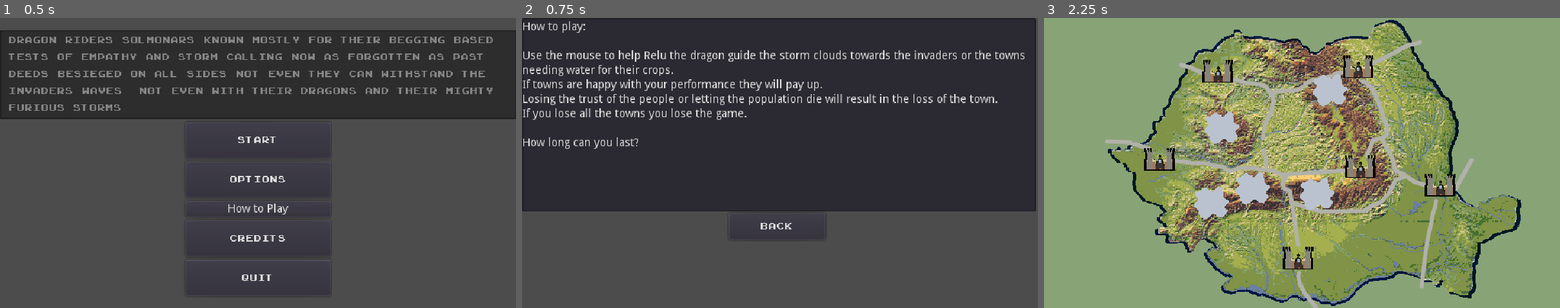
Above: before the commit, frames 1-3 (left to right).
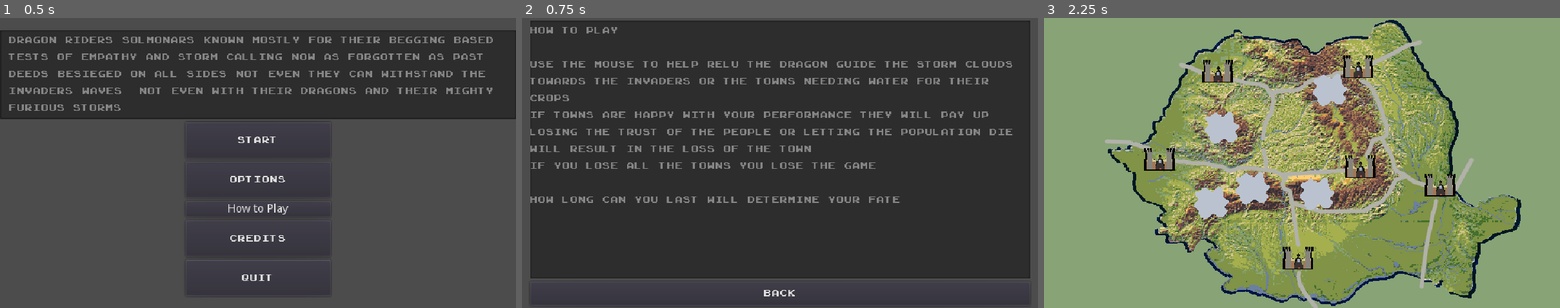
Above: after the commit, the same moments.

Repository: Bstylestuff/Solomonari
Game: Godot game, scene res://Screens/Menus/MainMenu/MainMenu.tscn
Same seed, same stepped clock (60 frames per second), same inputs: the game is played once before the commit and once after it. Sound files missing from this copy of the repository are replaced by a short silence.
Inputs:
- Up to frame 1 (0.5 s): no input
- Up to frame 2 (0.75 s): click "How to Play" at 0.5 s
- Up to frame 3 (2.25 s): click "Back" at 1.25 s; click "Start" at 2 s

Frame 1 is identical in both runs. In frame 2, 33% of the frame differs, in the area x 0-100%, y 0-99%; in frame 3, nothing differs.

Commit message:
Update Instructions.tscn

Diff:
--- a/Screens/Menus/Instructions/Instructions.tscn
+++ b/Screens/Menus/Instructions/Instructions.tscn
@@ -7,9 +7,20 @@
 anchor_right = 1.0
 anchor_bottom = 1.0
 
-[node name="TextEdit" type="TextEdit" parent="."]
-margin_right = 637.0
-margin_bottom = 240.0
+[node name="VBoxContainer" type="VBoxContainer" parent="."]
+anchor_left = 0.5
+anchor_right = 0.5
+anchor_bottom = 1.0
+margin_left = -310.0
+margin_right = 310.0
+alignment = 1
+
+[node name="TextEdit" type="TextEdit" parent="VBoxContainer"]
+margin_top = 3.0
+margin_right = 620.0
+margin_bottom = 323.0
+rect_min_size = Vector2( 620, 320 )
+theme = ExtResource( 1 )
 text = "How to play:
 
 Use the mouse to help Relu the dragon guide the storm clouds towards the invaders or the towns needing water for their crops.
@@ -17,17 +28,24 @@
 Losing the trust of the people or letting the population die will result in the loss of the town.
 If you lose all the towns you lose the game.
 
-How long can you last? "
+How long can you last will determine your fate"
+readonly = true
+context_menu_enabled = false
+shortcut_keys_enabled = false
+virtual_keyboard_enabled = false
+middle_mouse_paste_enabled = false
+selecting_enabled = false
+deselect_on_focus_loss_enabled = false
+drag_and_drop_selection_enabled = false
 wrap_enabled = true
 
-[node name="back_button" type="Button" parent="."]
-margin_left = 256.0
-margin_top = 242.0
-margin_right = 376.0
-margin_bottom = 275.0
+[node name="back_button" type="Button" parent="VBoxContainer"]
+margin_top = 327.0
+margin_right = 620.0
+margin_bottom = 357.0
 rect_min_size = Vector2( 120, 30 )
 theme = ExtResource( 1 )
 text = "Back"
 script = ExtResource( 2 )
 
-[connection signal="pressed" from="back_button" to="back_button" method="_on_back_button_pressed"]
+[connection signal="pressed" from="VBoxContainer/back_button" to="VBoxContainer/back_button" method="_on_back_button_pressed"]
